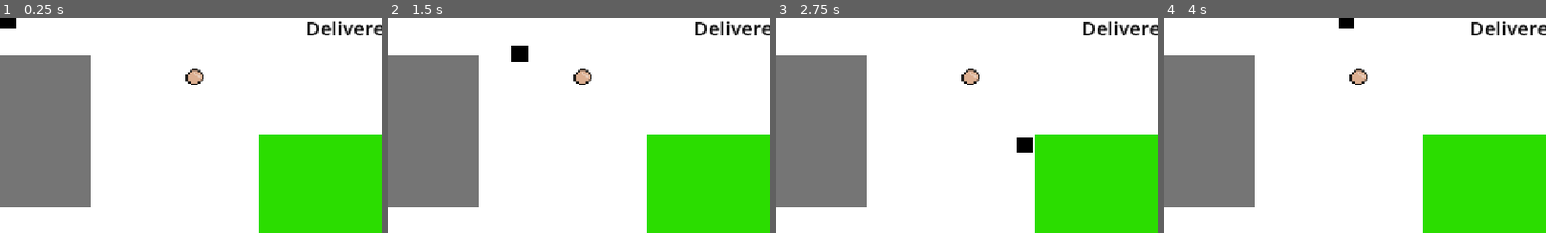
Above: before the commit, frames 1-4 (left to right).
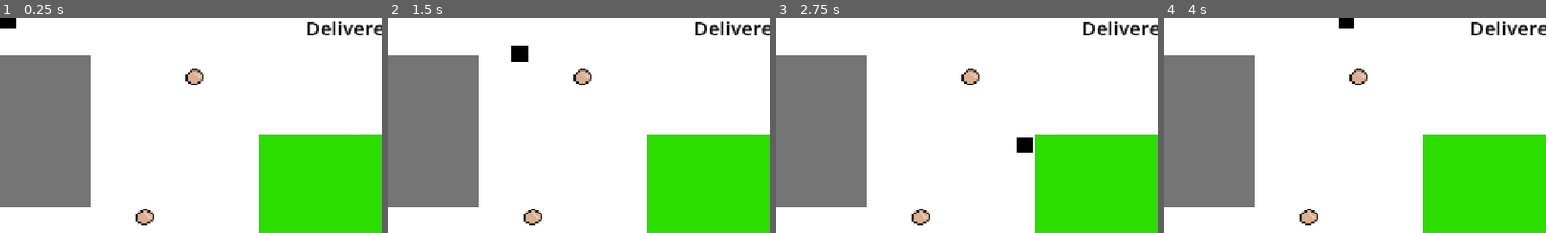
Above: after the commit, the same moments.

Repository: HarisKhanFr/dont-wake-the-giant
Game: Godot game, scene res://main.tscn
Same seed, same stepped clock (60 frames per second), same inputs: the game is played once before the commit and once after it.
Inputs:
- Up to frame 1 (0.25 s): no input
- Up to frame 2 (1.5 s): tap Enter at 0.5 s; hold D (move_right) 0.53-1.28 s; tap E (drop) at 0.6, 1.35 s; hold S (move_down) from 1.28 s (still down)
- Up to frame 3 (2.75 s): release S (move_down) at 2.03 s; hold D (move_right) from 2.03 s (still down); tap E (drop) at 2.1 s
- Up to frame 4 (4 s): release D (move_right) at 2.78 s; hold W (move_up) 2.78-3.53 s; tap E (drop) at 2.85, 3.6 s; hold A (move_left) from 3.53 s (still down)
The pictures show only the part of the screen within x 0-50%, y 1-51%; the shares and areas given below are measured in that part.

The runs differ from the first frame. In frame 1, 0.3% of the frame differs, in the area x 35-41%, y 88-97%; in frame 2, 0.3%; in frame 3, 0.3%; in frame 4, 0.3%.

Commit message:
Keep dropped food on the ground

Diff:
--- /dev/null
+++ b/dont-wake-the-giant/dropped_food.tscn
@@ -0,0 +1,7 @@
+[gd_scene format=3 uid="uid://btej6d5co33kb"]
+
+[ext_resource type="Texture2D" uid="uid://df0mhpv817fob" path="res://New Piskel.png" id="1_cpkds"]
+
+[node name="DroppedFood" type="Sprite2D" unique_id=1996666556]
+scale = Vector2(0.69, 0.69)
+texture = ExtResource("1_cpkds")
--- /dev/null
+++ b/dont-wake-the-giant/item.gd
@@ -0,0 +1,18 @@
+extends Area2D
+
+
+# Called when the node enters the scene tree for the first time.
+func _ready() -> void:
+	pass # Replace with function body.
+
+
+# Called every frame. 'delta' is the elapsed time since the previous frame.
+func _process(delta: float) -> void:
+	pass
+
+
+func _on_body_entered(body: Node2D) -> void:
+	if body.name == "Player":
+		if body.get_node("HeldItem").visible == false:
+			body.get_node("HeldItem").visible = true
+			queue_free()
--- /dev/null
+++ b/dont-wake-the-giant/item.tscn
@@ -0,0 +1,20 @@
+[gd_scene format=3 uid="uid://bmcjpndeoui7m"]
+
+[ext_resource type="Texture2D" uid="uid://df0mhpv817fob" path="res://New Piskel.png" id="1_tnite"]
+[ext_resource type="Script" uid="uid://bsfijsmydw7rv" path="res://item.gd" id="1_ttk8k"]
+
+[sub_resource type="CircleShape2D" id="CircleShape2D_mghdt"]
+radius = 15.033297
+
+[node name="Item" type="Area2D" unique_id=257131394]
+script = ExtResource("1_ttk8k")
+
+[node name="CollisionShape2D" type="CollisionShape2D" parent="." unique_id=1097224184]
+shape = SubResource("CircleShape2D_mghdt")
+
+[node name="Sprite2D" type="Sprite2D" parent="." unique_id=895466053]
+position = Vector2(2, 2)
+scale = Vector2(0.63007814, 0.6382378)
+texture = ExtResource("1_tnite")
+
+[connection signal="body_entered" from="." to="." method="_on_body_entered"]
--- a/dont-wake-the-giant/main.gd
+++ b/dont-wake-the-giant/main.gd
@@ -2,6 +2,7 @@
 
 @export var awakeFor: float = 1.0 #how long the giant is awake for
 @export var sleepFor: float = 5.0 #sleep duration of the giant
+var dropped_food_scene: PackedScene = preload("res://dropped_food.tscn")
 var delivered_count: int = 0
 var is_awake: bool = false #keeps track of giants sleep status
 
@@ -34,9 +35,10 @@
 	if Input.is_action_just_pressed("drop") and $UI/DropPrompt.visible:
 		$Player/HeldItem.visible = false
 		$UI/DropPrompt.visible = false
-		$DroppedFood.global_position = $Player.global_position
-		$DroppedFood.visible = true
 		delivered_count += 1
+		var new_food = dropped_food_scene.instantiate()
+		$DeliveredItems.add_child(new_food)
+		new_food.global_position = $Player.global_position
 		$UI/ScoreLabel.text = "Delivered: " + str(delivered_count) + "/3"
 		print(delivered_count)
 
@@ -50,23 +52,9 @@
 		$GiantTimer.start(awakeFor)
 		is_awake = true
 
-
-func _on_item_body_entered(body: Node2D) -> void:
-	if body == $Player:
-		print("Picked up")
-		$Player/HeldItem.visible = true
-		$Item.queue_free()
-
-
 func _on_mouse_hole_body_entered(body: Node2D) -> void:
 	if body == $Player and $Player/HeldItem.visible == true:
 		$UI/DropPrompt.visible = true
 
-
-func _on_item_body_exited(body: Node2D) -> void:
-	if body == $Player :
-		$UI/DropPrompt.visible = false
-
-
 func _on_mouse_hole_body_exited(body: Node2D) -> void:
 	$UI/DropPrompt.visible = false # Replace with function body.
--- a/dont-wake-the-giant/main.tscn
+++ b/dont-wake-the-giant/main.tscn
@@ -2,13 +2,11 @@
 
 [ext_resource type="Script" uid="uid://dm0hcsd1blaff" path="res://main.gd" id="1_0xm2m"]
 [ext_resource type="PackedScene" uid="uid://bgm5stcd40yvc" path="res://player.tscn" id="1_ig7tw"]
+[ext_resource type="PackedScene" uid="uid://bmcjpndeoui7m" path="res://item.tscn" id="3_1bvp3"]
 [ext_resource type="Texture2D" uid="uid://df0mhpv817fob" path="res://New Piskel.png" id="3_h2yge"]
 
 [sub_resource type="RectangleShape2D" id="RectangleShape2D_mghdt"]
 size = Vector2(137, 231)
-
-[sub_resource type="CircleShape2D" id="CircleShape2D_mghdt"]
-radius = 15.033297
 
 [node name="Main" type="Node2D" unique_id=536632652]
 script = ExtResource("1_0xm2m")
@@ -77,16 +75,8 @@
 theme_override_font_sizes/font_size = 30
 text = "Delivered: 0/3"
 
-[node name="Item" type="Area2D" parent="." unique_id=1920614002]
+[node name="Item" parent="." unique_id=257131394 instance=ExtResource("3_1bvp3")]
 position = Vector2(293, 98)
-
-[node name="CollisionShape2D" type="CollisionShape2D" parent="Item" unique_id=1258863234]
-shape = SubResource("CircleShape2D_mghdt")
-
-[node name="Sprite2D" type="Sprite2D" parent="Item" unique_id=228876549]
-position = Vector2(2, 2)
-scale = Vector2(0.63007814, 0.6382378)
-texture = ExtResource("3_h2yge")
 
 [node name="DroppedFood" type="Sprite2D" parent="." unique_id=486134467]
 visible = false
@@ -94,6 +84,11 @@
 scale = Vector2(0.683, 0.692)
 texture = ExtResource("3_h2yge")
 
+[node name="Item2" parent="." unique_id=409955613 instance=ExtResource("3_1bvp3")]
+position = Vector2(218, 309)
+
+[node name="DeliveredItems" type="Node2D" parent="." unique_id=1024103387]
+
 [connection signal="body_entered" from="MouseHole" to="." method="_on_mouse_hole_body_entered"]
 [connection signal="body_exited" from="MouseHole" to="." method="_on_mouse_hole_body_exited"]
 [connection signal="timeout" from="GiantTimer" to="." method="_on_giant_timer_timeout"]
Not shown, added: dont-wake-the-giant/item.gd.uid
